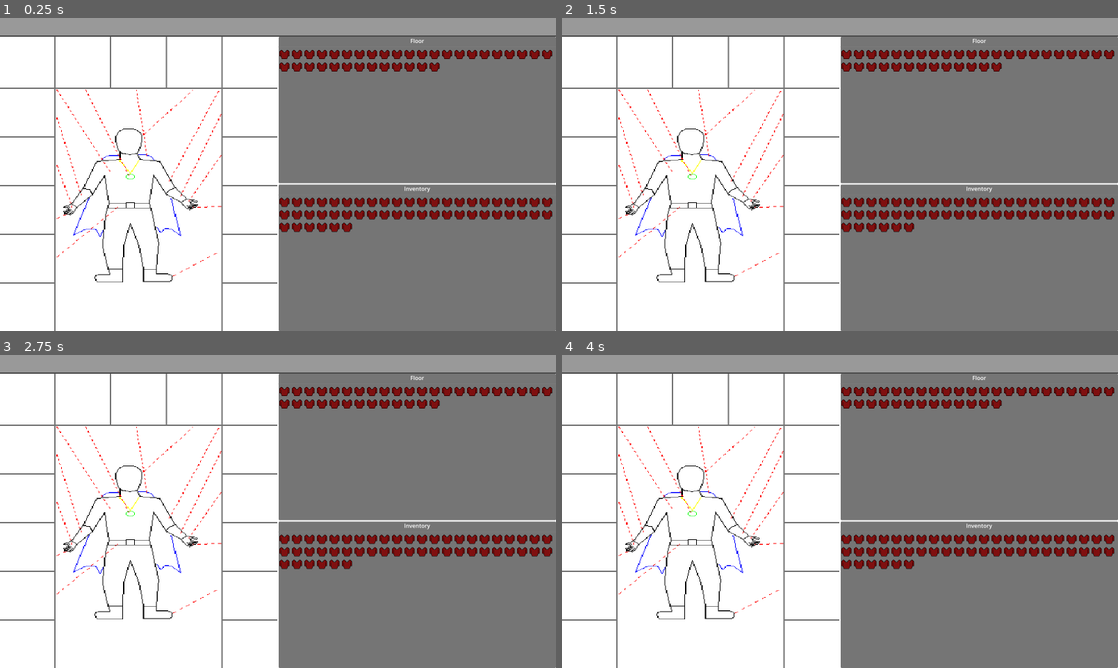
Above: before the commit, frames 1-4 (two rows, left to right).
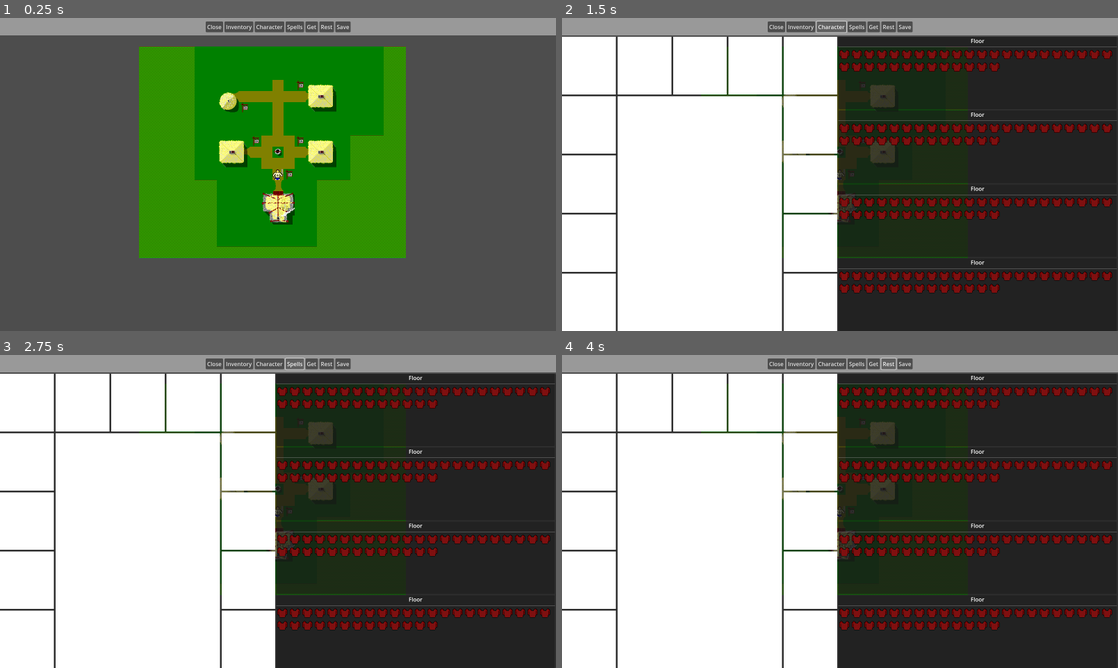
Above: after the commit, the same moments.

Repository: PF-Programming-Buddies/CastleOfTheWinds
Game: Godot game, scene res://scenes/main_scene.tscn
The game is run twice, just before and just after one commit, with the same random seed, the same clock (stepped at 60 frames per second) and the same inputs.
Inputs (mouse positions are in pixels of both pictures, inside the frame that each line leads up to):
- Up to frame 1 (0.25 s): no input
- Up to frame 2 (1.5 s): click (801, 27) at 0.5 s, where only the run after the commit has a clickable "Inventory"; click (828, 27) at 1.25 s, where only the run after the commit has a clickable "Character"
- Up to frame 3 (2.75 s): click (294, 364) at 2 s, where only the run after the commit has a clickable "Spells"
- Up to frame 4 (4 s): click (873, 364) at 2.75 s, where only the run after the commit has a clickable "Get"; click (890, 364) at 3.5 s, where only the run after the commit has a clickable "Rest"

The runs differ from the first frame. In frame 1, 95% of the frame differs, in the area x 0-100%, y 1-100%; in frame 2, 51%; in frame 3, 51%; in frame 4, 51%.

Commit message:
added script to manage ui

Diff:
--- a/scenes/character_screen.tscn
+++ b/scenes/character_screen.tscn
@@ -4,25 +4,24 @@
 [ext_resource type="Script" uid="uid://bk3ifv6jcjktv" path="res://addons/spanning_table/spanning_cell_container.gd" id="2_yolop"]
 [ext_resource type="PackedScene" uid="uid://cq6alxehhaq0w" path="res://scenes/inventory_section.tscn" id="3_yolop"]
 
-[node name="CanvasLayer" type="CanvasLayer"]
-
-[node name="Panel" type="Panel" parent="."]
+[node name="Panel" type="Panel"]
 anchors_preset = 15
 anchor_right = 1.0
 anchor_bottom = 1.0
+offset_bottom = 6.0
 grow_horizontal = 2
 grow_vertical = 2
 
-[node name="HBoxContainer" type="HBoxContainer" parent="Panel"]
-custom_minimum_size = Vector2(1600, 900)
+[node name="HBoxContainer" type="HBoxContainer" parent="."]
 layout_mode = 1
 anchors_preset = 15
 anchor_right = 1.0
 anchor_bottom = 1.0
+offset_right = -4.0
 grow_horizontal = 2
 grow_vertical = 2
 
-[node name="SpanningTableContainer" type="Container" parent="Panel/HBoxContainer"]
+[node name="SpanningTableContainer" type="Container" parent="HBoxContainer"]
 layout_mode = 2
 size_flags_horizontal = 3
 size_flags_vertical = 3
@@ -30,67 +29,67 @@
 columns = 5
 metadata/_custom_type_script = "uid://cnybr6ahmmwgg"
 
-[node name="SpanningCellContainer" type="Container" parent="Panel/HBoxContainer/SpanningTableContainer"]
+[node name="SpanningCellContainer" type="Container" parent="HBoxContainer/SpanningTableContainer"]
 layout_mode = 2
 size_flags_horizontal = 3
 size_flags_vertical = 3
 script = ExtResource("2_yolop")
 metadata/_custom_type_script = "uid://bk3ifv6jcjktv"
 
-[node name="ColorRect" type="ColorRect" parent="Panel/HBoxContainer/SpanningTableContainer/SpanningCellContainer"]
+[node name="ColorRect" type="ColorRect" parent="HBoxContainer/SpanningTableContainer/SpanningCellContainer"]
 layout_mode = 2
 
-[node name="SpanningCellContainer3" type="Container" parent="Panel/HBoxContainer/SpanningTableContainer"]
+[node name="SpanningCellContainer3" type="Container" parent="HBoxContainer/SpanningTableContainer"]
 layout_mode = 2
 size_flags_horizontal = 3
 size_flags_vertical = 3
 script = ExtResource("2_yolop")
 metadata/_custom_type_script = "uid://bk3ifv6jcjktv"
 
-[node name="ColorRect" type="ColorRect" parent="Panel/HBoxContainer/SpanningTableContainer/SpanningCellContainer3"]
+[node name="ColorRect" type="ColorRect" parent="HBoxContainer/SpanningTableContainer/SpanningCellContainer3"]
 layout_mode = 2
 
-[node name="SpanningCellContainer4" type="Container" parent="Panel/HBoxContainer/SpanningTableContainer"]
+[node name="SpanningCellContainer4" type="Container" parent="HBoxContainer/SpanningTableContainer"]
 layout_mode = 2
 size_flags_horizontal = 3
 size_flags_vertical = 3
 script = ExtResource("2_yolop")
 metadata/_custom_type_script = "uid://bk3ifv6jcjktv"
 
-[node name="ColorRect" type="ColorRect" parent="Panel/HBoxContainer/SpanningTableContainer/SpanningCellContainer4"]
+[node name="ColorRect" type="ColorRect" parent="HBoxContainer/SpanningTableContainer/SpanningCellContainer4"]
 layout_mode = 2
 
-[node name="SpanningCellContainer5" type="Container" parent="Panel/HBoxContainer/SpanningTableContainer"]
+[node name="SpanningCellContainer5" type="Container" parent="HBoxContainer/SpanningTableContainer"]
 layout_mode = 2
 size_flags_horizontal = 3
 size_flags_vertical = 3
 script = ExtResource("2_yolop")
 metadata/_custom_type_script = "uid://bk3ifv6jcjktv"
 
-[node name="ColorRect" type="ColorRect" parent="Panel/HBoxContainer/SpanningTableContainer/SpanningCellContainer5"]
+[node name="ColorRect" type="ColorRect" parent="HBoxContainer/SpanningTableContainer/SpanningCellContainer5"]
 layout_mode = 2
 
-[node name="SpanningCellContainer6" type="Container" parent="Panel/HBoxContainer/SpanningTableContainer"]
+[node name="SpanningCellContainer6" type="Container" parent="HBoxContainer/SpanningTableContainer"]
 layout_mode = 2
 size_flags_horizontal = 3
 size_flags_vertical = 3
 script = ExtResource("2_yolop")
 metadata/_custom_type_script = "uid://bk3ifv6jcjktv"
 
-[node name="ColorRect" type="ColorRect" parent="Panel/HBoxContainer/SpanningTableContainer/SpanningCellContainer6"]
+[node name="ColorRect" type="ColorRect" parent="HBoxContainer/SpanningTableContainer/SpanningCellContainer6"]
 layout_mode = 2
 
-[node name="SpanningCellContainer7" type="Container" parent="Panel/HBoxContainer/SpanningTableContainer"]
+[node name="SpanningCellContainer7" type="Container" parent="HBoxContainer/SpanningTableContainer"]
 layout_mode = 2
 size_flags_horizontal = 3
 size_flags_vertical = 3
 script = ExtResource("2_yolop")
 metadata/_custom_type_script = "uid://bk3ifv6jcjktv"
 
-[node name="ColorRect" type="ColorRect" parent="Panel/HBoxContainer/SpanningTableContainer/SpanningCellContainer7"]
+[node name="ColorRect" type="ColorRect" parent="HBoxContainer/SpanningTableContainer/SpanningCellContainer7"]
 layout_mode = 2
 
-[node name="SpanningCellContainer2" type="Container" parent="Panel/HBoxContainer/SpanningTableContainer"]
+[node name="SpanningCellContainer2" type="Container" parent="HBoxContainer/SpanningTableContainer"]
 layout_mode = 2
 size_flags_horizontal = 3
 size_flags_vertical = 3
@@ -99,91 +98,91 @@
 row_span = 4
 metadata/_custom_type_script = "uid://bk3ifv6jcjktv"
 
-[node name="ColorRect" type="ColorRect" parent="Panel/HBoxContainer/SpanningTableContainer/SpanningCellContainer2"]
+[node name="ColorRect" type="ColorRect" parent="HBoxContainer/SpanningTableContainer/SpanningCellContainer2"]
 layout_mode = 2
 
-[node name="SpanningCellContainer8" type="Container" parent="Panel/HBoxContainer/SpanningTableContainer"]
+[node name="SpanningCellContainer8" type="Container" parent="HBoxContainer/SpanningTableContainer"]
 layout_mode = 2
 size_flags_horizontal = 3
 size_flags_vertical = 3
 script = ExtResource("2_yolop")
 metadata/_custom_type_script = "uid://bk3ifv6jcjktv"
 
-[node name="ColorRect" type="ColorRect" parent="Panel/HBoxContainer/SpanningTableContainer/SpanningCellContainer8"]
+[node name="ColorRect" type="ColorRect" parent="HBoxContainer/SpanningTableContainer/SpanningCellContainer8"]
 layout_mode = 2
 
-[node name="SpanningCellContainer9" type="Container" parent="Panel/HBoxContainer/SpanningTableContainer"]
+[node name="SpanningCellContainer9" type="Container" parent="HBoxContainer/SpanningTableContainer"]
 layout_mode = 2
 size_flags_horizontal = 3
 size_flags_vertical = 3
 script = ExtResource("2_yolop")
 metadata/_custom_type_script = "uid://bk3ifv6jcjktv"
 
-[node name="ColorRect" type="ColorRect" parent="Panel/HBoxContainer/SpanningTableContainer/SpanningCellContainer9"]
+[node name="ColorRect" type="ColorRect" parent="HBoxContainer/SpanningTableContainer/SpanningCellContainer9"]
 layout_mode = 2
 
-[node name="SpanningCellContainer10" type="Container" parent="Panel/HBoxContainer/SpanningTableContainer"]
+[node name="SpanningCellContainer10" type="Container" parent="HBoxContainer/SpanningTableContainer"]
 layout_mode = 2
 size_flags_horizontal = 3
 size_flags_vertical = 3
 script = ExtResource("2_yolop")
 metadata/_custom_type_script = "uid://bk3ifv6jcjktv"
 
-[node name="ColorRect" type="ColorRect" parent="Panel/HBoxContainer/SpanningTableContainer/SpanningCellContainer10"]
+[node name="ColorRect" type="ColorRect" parent="HBoxContainer/SpanningTableContainer/SpanningCellContainer10"]
 layout_mode = 2
 
-[node name="SpanningCellContainer11" type="Container" parent="Panel/HBoxContainer/SpanningTableContainer"]
+[node name="SpanningCellContainer11" type="Container" parent="HBoxContainer/SpanningTableContainer"]
 layout_mode = 2
 size_flags_horizontal = 3
 size_flags_vertical = 3
 script = ExtResource("2_yolop")
 metadata/_custom_type_script = "uid://bk3ifv6jcjktv"
 
-[node name="ColorRect" type="ColorRect" parent="Panel/HBoxContainer/SpanningTableContainer/SpanningCellContainer11"]
+[node name="ColorRect" type="ColorRect" parent="HBoxContainer/SpanningTableContainer/SpanningCellContainer11"]
 layout_mode = 2
 
-[node name="SpanningCellContainer12" type="Container" parent="Panel/HBoxContainer/SpanningTableContainer"]
+[node name="SpanningCellContainer12" type="Container" parent="HBoxContainer/SpanningTableContainer"]
 layout_mode = 2
 size_flags_horizontal = 3
 size_flags_vertical = 3
 script = ExtResource("2_yolop")
 metadata/_custom_type_script = "uid://bk3ifv6jcjktv"
 
-[node name="ColorRect" type="ColorRect" parent="Panel/HBoxContainer/SpanningTableContainer/SpanningCellContainer12"]
+[node name="ColorRect" type="ColorRect" parent="HBoxContainer/SpanningTableContainer/SpanningCellContainer12"]
 layout_mode = 2
 
-[node name="SpanningCellContainer13" type="Container" parent="Panel/HBoxContainer/SpanningTableContainer"]
+[node name="SpanningCellContainer13" type="Container" parent="HBoxContainer/SpanningTableContainer"]
 layout_mode = 2
 size_flags_horizontal = 3
 size_flags_vertical = 3
 script = ExtResource("2_yolop")
 metadata/_custom_type_script = "uid://bk3ifv6jcjktv"
 
-[node name="ColorRect" type="ColorRect" parent="Panel/HBoxContainer/SpanningTableContainer/SpanningCellContainer13"]
+[node name="ColorRect" type="ColorRect" parent="HBoxContainer/SpanningTableContainer/SpanningCellContainer13"]
 layout_mode = 2
 
-[node name="SpanningCellContainer14" type="Container" parent="Panel/HBoxContainer/SpanningTableContainer"]
+[node name="SpanningCellContainer14" type="Container" parent="HBoxContainer/SpanningTableContainer"]
 layout_mode = 2
 size_flags_horizontal = 3
 size_flags_vertical = 3
 script = ExtResource("2_yolop")
 metadata/_custom_type_script = "uid://bk3ifv6jcjktv"
 
-[node name="ColorRect" type="ColorRect" parent="Panel/HBoxContainer/SpanningTableContainer/SpanningCellContainer14"]
+[node name="ColorRect" type="ColorRect" parent="HBoxContainer/SpanningTableContainer/SpanningCellContainer14"]
 layout_mode = 2
 
-[node name="VBoxContainer" type="VBoxContainer" parent="Panel/HBoxContainer"]
-custom_minimum_size = Vector2(800, 900)
+[node name="VBoxContainer" type="VBoxContainer" parent="HBoxContainer"]
+custom_minimum_size = Vector2(800, 0)
 layout_mode = 2
 
-[node name="Floor" parent="Panel/HBoxContainer/VBoxContainer" instance=ExtResource("3_yolop")]
+[node name="Floor" parent="HBoxContainer/VBoxContainer" instance=ExtResource("3_yolop")]
 layout_mode = 2
 
-[node name="Floor2" parent="Panel/HBoxContainer/VBoxContainer" instance=ExtResource("3_yolop")]
+[node name="Floor2" parent="HBoxContainer/VBoxContainer" instance=ExtResource("3_yolop")]
 layout_mode = 2
 
-[node name="Floor3" parent="Panel/HBoxContainer/VBoxContainer" instance=ExtResource("3_yolop")]
+[node name="Floor3" parent="HBoxContainer/VBoxContainer" instance=ExtResource("3_yolop")]
 layout_mode = 2
 
-[node name="Floor4" parent="Panel/HBoxContainer/VBoxContainer" instance=ExtResource("3_yolop")]
+[node name="Floor4" parent="HBoxContainer/VBoxContainer" instance=ExtResource("3_yolop")]
 layout_mode = 2
--- a/scenes/main_scene.tscn
+++ b/scenes/main_scene.tscn
@@ -1,9 +1,10 @@
-[gd_scene load_steps=14 format=4 uid="uid://dhgy2by42uatc"]
+[gd_scene load_steps=15 format=4 uid="uid://dhgy2by42uatc"]
 
 [ext_resource type="Texture2D" uid="uid://s1nqnp4mje5n" path="res://resources/turfs.png" id="1_pu3yx"]
 [ext_resource type="PackedScene" uid="uid://bij6gmw5galsi" path="res://actors/player.tscn" id="2_7ykc4"]
 [ext_resource type="Script" uid="uid://yi8ev0xodb56" path="res://scripts/pathing.gd" id="2_pu3yx"]
-[ext_resource type="PackedScene" uid="uid://cyodb3sppcrr8" path="res://scenes/player_inventory.tscn" id="4_pu3yx"]
+[ext_resource type="Script" uid="uid://wfmb44wmkjf2" path="res://scripts/ui.gd" id="4_gubc5"]
+[ext_resource type="PackedScene" uid="uid://ddwxdmqjahjgs" path="res://scenes/character_screen.tscn" id="4_pu3yx"]
 
 [sub_resource type="TileSetAtlasSource" id="TileSetAtlasSource_gubc5"]
 texture = ExtResource("1_pu3yx")
@@ -452,22 +453,77 @@
 position = Vector2(400, 464)
 collision_mask = 2
 
-[node name="CanvasLayer" type="CanvasLayer" parent="."]
-
-[node name="VBoxContainer" type="VBoxContainer" parent="CanvasLayer"]
+[node name="Canvas" type="CanvasLayer" parent="."]
+script = ExtResource("4_gubc5")
+
+[node name="UI" type="VBoxContainer" parent="Canvas"]
+process_mode = 3
 anchors_preset = 15
 anchor_right = 1.0
 anchor_bottom = 1.0
 grow_horizontal = 2
 grow_vertical = 2
 
-[node name="Panel" type="Panel" parent="CanvasLayer/VBoxContainer"]
+[node name="Menu" type="Panel" parent="Canvas/UI"]
 custom_minimum_size = Vector2(0, 50)
 layout_mode = 2
 theme_override_styles/panel = SubResource("StyleBoxFlat_pw63i")
 
-[node name="Equipment" parent="CanvasLayer/VBoxContainer" instance=ExtResource("4_pu3yx")]
+[node name="HBoxContainer" type="HBoxContainer" parent="Canvas/UI/Menu"]
+layout_mode = 1
+anchors_preset = 8
+anchor_left = 0.5
+anchor_top = 0.5
+anchor_right = 0.5
+anchor_bottom = 0.5
+offset_left = -208.5
+offset_top = -15.5
+offset_right = 208.5
+offset_bottom = 15.5
+grow_horizontal = 2
+grow_vertical = 2
+
+[node name="CloseBtn" type="Button" parent="Canvas/UI/Menu/HBoxContainer"]
+layout_mode = 2
+size_flags_horizontal = 3
+text = "Close"
+
+[node name="InventoryBtn" type="Button" parent="Canvas/UI/Menu/HBoxContainer"]
+unique_name_in_owner = true
+layout_mode = 2
+size_flags_horizontal = 3
+text = "Inventory"
+
+[node name="Button3" type="Button" parent="Canvas/UI/Menu/HBoxContainer"]
+layout_mode = 2
+size_flags_horizontal = 3
+text = "Character"
+
+[node name="Button4" type="Button" parent="Canvas/UI/Menu/HBoxContainer"]
+layout_mode = 2
+size_flags_horizontal = 3
+text = "Spells"
+
+[node name="Button5" type="Button" parent="Canvas/UI/Menu/HBoxContainer"]
+layout_mode = 2
+size_flags_horizontal = 3
+text = "Get"
+
+[node name="Button6" type="Button" parent="Canvas/UI/Menu/HBoxContainer"]
+layout_mode = 2
+size_flags_horizontal = 3
+text = "Rest"
+
+[node name="Button7" type="Button" parent="Canvas/UI/Menu/HBoxContainer"]
+layout_mode = 2
+size_flags_horizontal = 3
+text = "Save"
+
+[node name="Inventory" parent="Canvas/UI" instance=ExtResource("4_pu3yx")]
+visible = false
 layout_mode = 2
 size_flags_vertical = 3
 
 [connection signal="move_to" from="Pathing" to="Player" method="_on_pathing_move_to"]
+[connection signal="pressed" from="Canvas/UI/Menu/HBoxContainer/CloseBtn" to="Canvas" method="_on_close_pressed"]
+[connection signal="pressed" from="Canvas/UI/Menu/HBoxContainer/InventoryBtn" to="Canvas" method="_on_inventory_pressed"]
--- /dev/null
+++ b/scripts/ui.gd
@@ -0,0 +1,25 @@
+extends CanvasLayer
+
+@onready var inventory = $UI/Inventory
+
+func get_active_ui():
+	var ui = $UI
+	for i in range(len(ui.get_children())):
+		var control = ui.get_child(i) as Control
+		if control:
+			if control.name != "Menu" and control.visible:
+				return control
+	return null
+
+func close_active_ui():
+	get_tree().paused = false
+	var control = get_active_ui()
+	if control:
+		control.visible = false
+
+func _on_close_pressed():
+	close_active_ui()
+
+func _on_inventory_pressed():
+	get_tree().paused = true
+	inventory.visible = true
Not shown, added: scripts/ui.gd.uid
